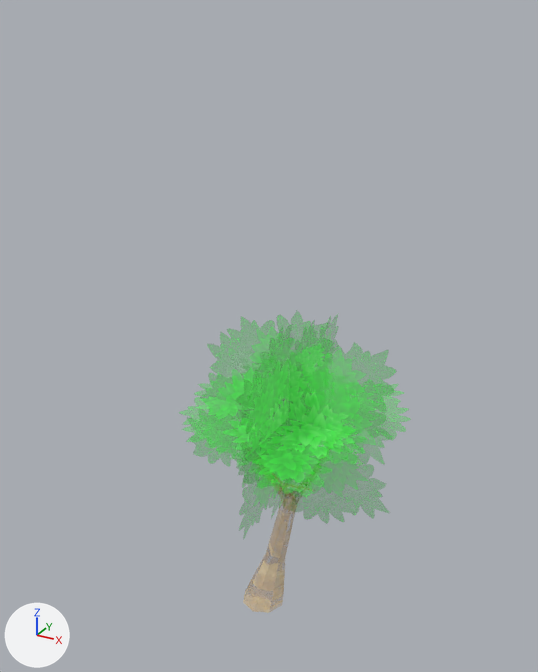
One commit to the FBX model Assets/Prefabs/Tree/Tree.fbx: the scene before it, then after it.
The view is the same before and after, from a 50 mm lens placed at (7.76, -13.79, 14.33), pointed at (0.13, 0.09, 7.4). Lighting does not change. The marker at lower left points along +X, +Y and +Z.

Objects in the first picture: 'Tree'.
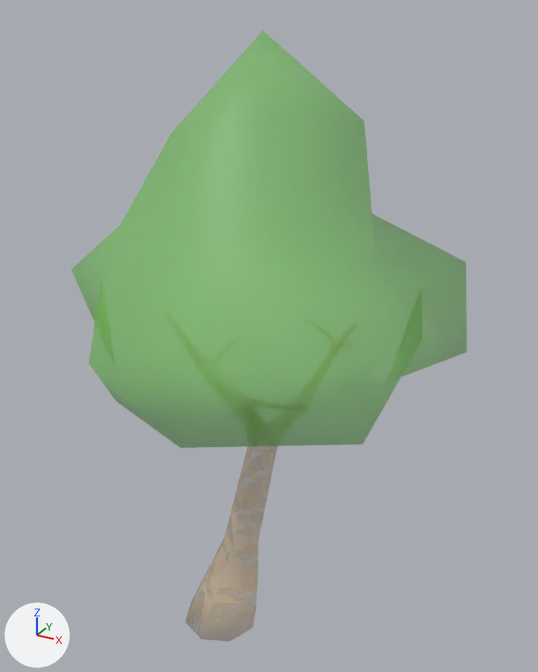
Pixel boxes [x1, y1, x2, y2] of what changed, in the pictures (538 x 672 px; the box of a moved part takes in the faces that stretch with it):
'Tree', surface changed, reshaped: before [180, 313, 411, 613]; after [71, 31, 467, 448]
part 1 of me_cube_001, moved or reshaped (not visible afterwards): before [243, 480, 315, 613]
part 2 of me_cube_001, added (green): after [71, 31, 467, 448]
part 3 of me_cube_001, deleted (green): before [236, 315, 338, 538]
part 4 of me_cube_001, deleted (green): before [188, 313, 396, 524]
part 5 of me_cube_001, deleted (green): before [180, 363, 411, 497]

Edits to the bpy script that builds the scene:
```text
Add img_wood_png:
    img_wood_png = load_image('Wood.png', 'Wood.png', 256, 300, 'Non-Color')
Change mat_tree:
    where n2 = _N.new('ShaderNodeTexImage'); n2.name = 'Image Texture'
    n2.image: img_leaf_png -> img_wood_png
    where n3 = _N.new('ShaderNodeTexImage'); n3.name = 'Image Texture.001'
    n3.image: img_leaf_png -> img_wood_png
Change me_cube_001:
    used by ob_tree; location = (0.0, 0.0, 0.0)
    remove me_cube_001.from_pydata(...)  # 215 vertices, 193 faces; spans x -2.64..3.38, y -2.44..3.56, z -0.41..8.21
    add me_cube_001.from_pydata(...)  # 245 vertices, 270 faces; spans x -4.27..4.21, y -4.87..4.25, z -0.35..13.95
    me_cube_001 part 1: the loose piece of 203 vertices spanning x -1.22..1.62, y -1.2..2.21, z -0.41..4.38 is multiplied about its middle by the matrix ((1.675, 0.0, 0.0), (0.0, 1.675, 0.0), (0.0, 0.0, 1.675)), then moved by (-0.52, -0.78, 1.67)
    me_cube_001 part 2: a new loose piece of 42 vertices spanning x -4.27..4.21, y -4.87..4.25, z 5.88..13.95, in mat_tree
    me_cube_001 part 3: the loose piece of 4 vertices spanning x 0.45..0.51, y -2.22..3.36, z 2.35..7.93 is deleted
    me_cube_001 part 4: the loose piece of 4 vertices spanning x -2.62..3.38, y 0.41, z 2.21..8.21 is deleted
    me_cube_001 part 5: the loose piece of 4 vertices spanning x -2.64..3.36, y -2.44..3.56, z 5.15 is deleted
    me_cube_001 part 6: the surface is now shaded smooth
```
